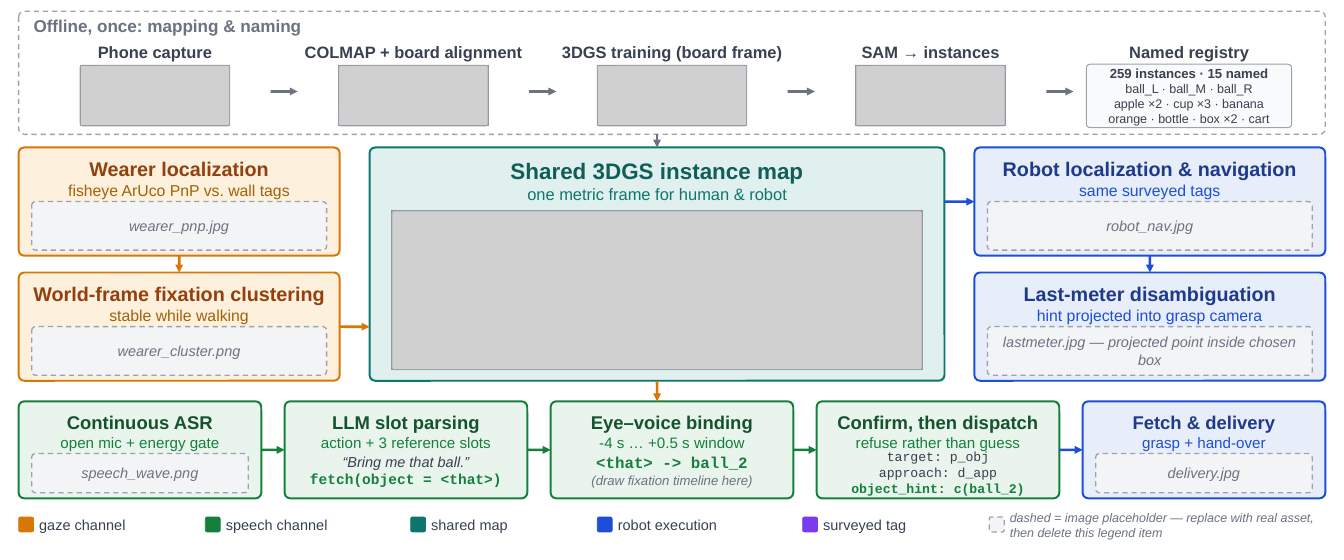
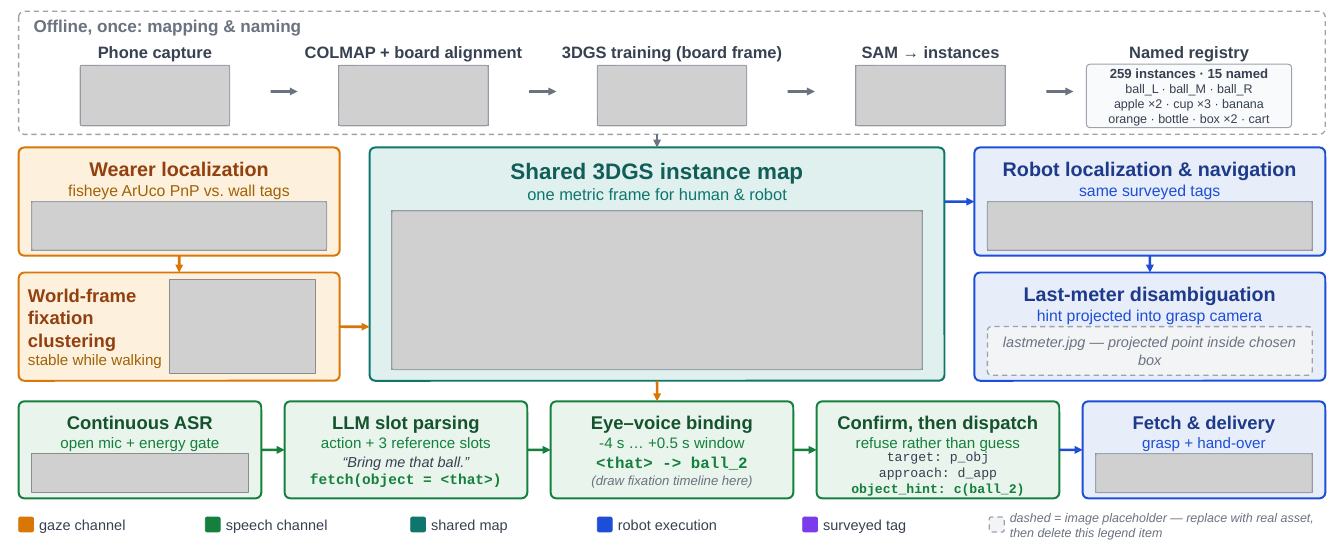
Before and after one commit to PinkFloid/3dgs_gaze, a slide deck: slide 1 of paper/fig2_assets/fig2_skeleton.pptx. Drawn at 1344x560 pixels with LibreOffice and Linux fonts; fonts in the diff are those of the drawing; grey boxes stand for pictures. Boxes give left, top, right and bottom in pixels: in the first picture for what was removed or moved away, otherwise in the second. Text is boxed around its words. In the diff, an @@ line names an element or a change of style, - is before the commit and + after.

```diff
--- a/paper/fig2_assets/fig2_skeleton.pptx
+++ b/paper/fig2_assets/fig2_skeleton.pptx
@@ picture added at (31, 202, 326, 250) @@
@@ picture added at (987, 202, 1313, 250) @@
@@ text in rounded rectangle at (129, 220, 229, 234): text removed @@
-wearer_pnp.jpg
@@ text in rounded rectangle at (1106, 220, 1193, 234): text removed @@
-robot_nav.jpg
@@ rounded rectangle added at (19, 272, 341, 380), fill #FDF0DD, outline #D97706 1.5 pt @@
@@ text "World-frame fixation clustering": place and size @@
-text "World-frame fixation clustering" at (19, 272, 341, 380)
+text "World-frame fixation clustering" at (28, 288, 162, 368)
@@ text "World-frame fixation clustering" at (28, 288, 162, 368): size 15 to 14 pt in "World-frame fixation clustering"; size 12 to 11.5 pt in "stable while walking"; alignment centre to left; vertical alignment top to middle; fill #FDF0DD to none; outline #D97706 1.5 pt to none @@
@@ picture added at (170, 280, 316, 373) @@
@@ rounded rectangle removed at (31, 326, 326, 375) @@
-wearer_cluster.png
@@ rounded rectangle removed at (31, 453, 248, 492) @@
-speech_wave.png
@@ picture added at (31, 453, 248, 492) @@
@@ fill #F3F4F6 to none; outline #9CA3AF 1 pt dashed to #9CA3AF 0.75 pt; proportions changed in 3 elements at (31, 202, 326, 250), (987, 202, 1313, 250), (1096, 453, 1313, 492) @@
@@ picture added at (1096, 453, 1313, 492) @@
@@ text in rounded rectangle at (1168, 467, 1240, 481): text removed @@
-delivery.jpg
```
Also in this commit, not shown: 2 other files.
